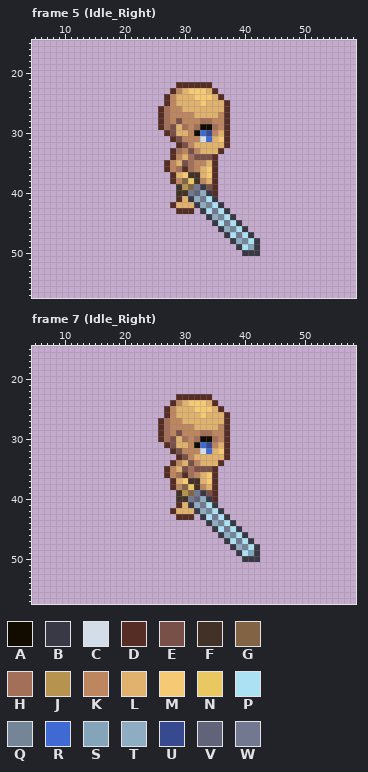
Two versions of one pixel-art file, RPGO.Editor/Resources/All_Animations.aseprite. The first picture shows the starting point.
64x64 pixels, 96 frames. Colours within 5 levels of each other are drawn and written as one. Shown: frame 5 (Idle_Right): x 5..58, y 15..57; frame 7 (Idle_Right): x 5..58, y 15..57. The commit also changed other frames, which this record leaves out.
Visible layers, top first: "TH_Sword", "Character".
Palette (. is transparent): A #110b00  B #393845  C #d2dde8  D #552d24  E #795048  F #413126  G #826344  H #a46f59  J #b6934e  K #be865f  L #e1b26e  M #f6ca74  N #e9c761  P #abe1f2  Q #748597  R #3f6ad4  S #84a4ba  T #8fadc2  U #374a8f  V #616379  W #71788f
Pixels before, frame 5 (Idle_Right), first column x 26:
22 ...DDDDDD........
23 ..DKLMMMLD.......
24 .DKLLLMMMLD......
25 .DKLLLLMLLLD.....
26 DHKKLLLLLLLD.....
27 DHKKKKLLLLKD.....
28 DHKEKKKHHKKD.....
29 DHELHKHAAHKD.....
30 .DELLKARUKLD.....
31 ..DEKKKCRLMD.....
32 ...DEKLLLLLD.....
33 ..DHKEKLLLD......
34 ..DKLHEEED.......
35 .DKLEHKKLD.......
36 .DKHDHKLMD.......
37 ..DLMFFLMD.......
38 ..DKGNFKLD.......
39 ...FJGWBED.......
40 ...FFWVTBD.......
41 ...DLBTWPB.......
42 ..DLLLBTQPB......
43 ...DDD.BPWPB.....
44 ........BTQPB....
45 .........BPWPB...
46 ..........BTQPB..
47 ...........BPWPB.
48 ............BTQPB
49 .............BPSB
50 ..............BBB
Pixels before, frame 7 (Idle_Right), first column x 26:
23 ...DDDDDD........
24 ..DKLMMMLD.......
25 .DKLLLMMMLD......
26 .DKLLLLMLLLD.....
27 DHKKLLLLLLLD.....
28 DHKKKKLLLLKD.....
29 DHKEKKKHHKKD.....
30 DHELHKHAAHKD.....
31 .DELLKARUKLD.....
32 ..DEKKKCRLMD.....
33 ...DEKLLLLLD.....
34 ..DKLEKLLLD......
35 .DKLEHEEED.......
36 .DKHDHKLMD.......
37 ..DLMFFLMD.......
38 ..DKGNFKLD.......
39 ...FJGWBED.......
40 ...FFWVTBD.......
41 ...DLBTWPB.......
42 ..DLLLBTQPB......
43 ...DDD.BPWPB.....
44 ........BTQPB....
45 .........BPWPB...
46 ..........BTQPB..
47 ...........BPWPB.
48 ............BTQPB
49 .............BPSB
50 ..............BBB
New version:
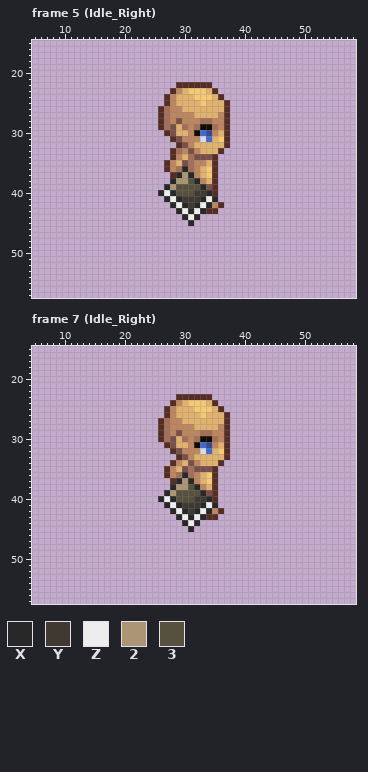
Colours new in this view: X #282828  Y #403931  Z #eeedee  2 #ac9574  3 #56513e
The exact change:
{"change": "layer \"TH_Sword\" now hidden"}
{"change": "layer \"RH_Grimoire\" added"}
{"where": "frame 5 (Idle_Right)"}
{"frame":5,"y":36,"x":30,"old":"D","new":"X"}
{"frame":5,"y":37,"x":29,"old":"LMFF","new":"X2XK"}
{"frame":5,"y":38,"x":28,"old":"DKGNF","new":"X223X"}
{"frame":5,"y":39,"x":27,"old":"..FJGWB","new":"X23333X"}
{"frame":5,"y":40,"x":26,"old":"...FFWVTB","new":"XZX333YYX"}
{"frame":5,"y":41,"x":27,"old":"..DLBTWPB","new":"XZXYYYXZX"}
{"frame":5,"y":42,"x":28,"old":"DLLLBTQPB","new":"XZXYXZXKD"}
{"frame":5,"y":43,"x":29,"old":"DDD.BPWPB","new":"XZXZXDD.."}
{"frame":5,"y":44,"x":30,"old":"...","new":"XZX"}
{"frame":5,"y":44,"x":34,"old":"BTQPB","new":"....."}
{"frame":5,"y":45,"x":31,"old":".","new":"X"}
{"frame":5,"y":45,"x":35,"old":"BPWPB","new":"....."}
{"frame":5,"y":46,"x":36,"old":"BTQPB","new":"....."}
{"frame":5,"y":47,"x":37,"old":"BPWPB","new":"....."}
{"frame":5,"y":48,"x":38,"old":"BTQPB","new":"....."}
{"frame":5,"y":49,"x":39,"old":"BPSB","new":"...."}
{"frame":5,"y":50,"x":40,"old":"BBB","new":"..."}
{"where": "frame 7 (Idle_Right)"}
{"frame":7,"y":36,"x":30,"old":"D","new":"X"}
{"frame":7,"y":37,"x":29,"old":"LMFF","new":"X2XK"}
{"frame":7,"y":38,"x":28,"old":"DKGNF","new":"X223X"}
{"frame":7,"y":39,"x":27,"old":"..FJGWB","new":"X23333X"}
{"frame":7,"y":40,"x":26,"old":"...FFWVTB","new":"XZX333YYX"}
{"frame":7,"y":41,"x":27,"old":"..DLBTWPB","new":"XZXYYYXZX"}
{"frame":7,"y":42,"x":28,"old":"DLLLBTQPB","new":"XZXYXZXKD"}
{"frame":7,"y":43,"x":29,"old":"DDD.BPWPB","new":"XZXZXDD.."}
{"frame":7,"y":44,"x":30,"old":"...","new":"XZX"}
{"frame":7,"y":44,"x":34,"old":"BTQPB","new":"....."}
{"frame":7,"y":45,"x":31,"old":".","new":"X"}
{"frame":7,"y":45,"x":35,"old":"BPWPB","new":"....."}
{"frame":7,"y":46,"x":36,"old":"BTQPB","new":"....."}
{"frame":7,"y":47,"x":37,"old":"BPWPB","new":"....."}
{"frame":7,"y":48,"x":38,"old":"BTQPB","new":"....."}
{"frame":7,"y":49,"x":39,"old":"BPSB","new":"...."}
{"frame":7,"y":50,"x":40,"old":"BBB","new":"..."}
{"label":"changed","picture_box":[158,166,260,256]}
{"label":"changed","picture_box":[158,472,260,562]}
